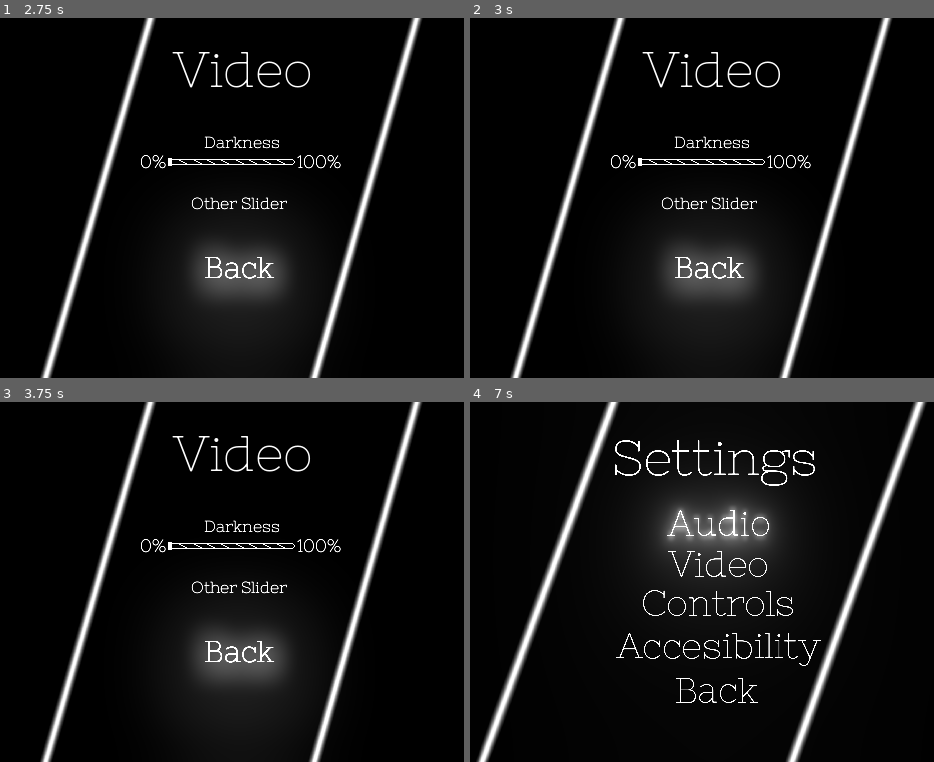
Above: before the commit, frames 1-4 (two rows, left to right).
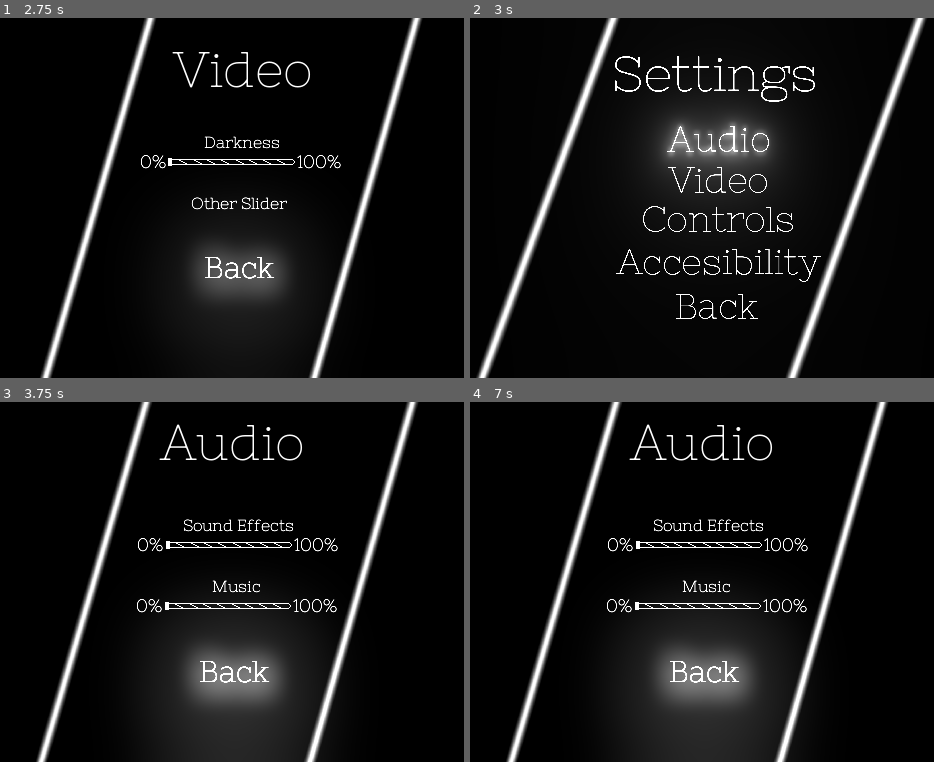
Above: after the commit, the same moments.

Repository: epimetheusgames/EyeSore
Game: Godot game, scene res://MainMenu.tscn
The game is run twice, just before and just after one commit, with the same random seed, the same clock (stepped at 60 frames per second) and the same inputs.
Inputs (mouse positions are in pixels of both pictures, inside the frame that each line leads up to):
- Up to frame 1 (2.75 s): click (236, 212) at 0.5 s; click (245, 262) at 1.25 s; click (245, 180) at 2 s
- Up to frame 2 (3 s): click (706, 266) at 2.77 s
- Up to frame 3 (3.75 s): click (245, 524) at 3.52 s
- Up to frame 4 (7 s): tap Enter (ui_accept) at 4.25, 4.35, 4.52, 4.82, 5.27, 5.3, 5.57, 6.05, 6.5, 6.77, 6.8 s; move the mouse to (831, 564) at 4.27 s; hold Up (Just_Arrowkey_Up) 4.28-5.78 s; click (831, 564) at 4.42 s; move the mouse to (562, 600) at 5.02 s; click (562, 600) at 5.1 s; move the mouse to (753, 502) at 5.77 s; hold Down (Just_Arrowkey_Down) 5.78-6.53 s; right-click (753, 502) at 5.85 s; click (753, 502) at 5.92 s; move the mouse to (660, 654) at 6.52 s; hold Up (Just_Arrowkey_Up) from 6.53 s (still down); tap Alt (self_destruct) at 6.6 s; click (660, 654) at 6.67 s

Frame 1 is identical in both runs. In frame 2, 23% of the frame differs, in the area x 1-99%, y 0-100%; in frame 3, 12%; in frame 4, 28%.

Commit message:
Added clicking functionality for the rest of the world also the keybinds now work after tears and finally giving up and making a texture button like a smart dude

Diff:
--- a/OGPC_Project_Native_Directory/AudioMenu.gd
+++ b/OGPC_Project_Native_Directory/AudioMenu.gd
@@ -23,12 +23,7 @@
 		get_parent().Play_Click_SFX()
 
 	if Input.is_action_just_pressed("ui_accept"):
-		get_parent().Play_Click_SFX()
-		if selected == 0:
-			$SaveFunctionality.save_audio($Music.get_value(), $SFX.get_value())
-			print($SaveFunctionality.data["keybinds"]["music-audio"])
-			$SaveFunctionality.save_game()
-			get_parent().Open_Options_Menu(self)
+		exit_menu()
 
 	set_bus_volume(1, $Music.get_value()/100)
 	set_bus_volume(2, $SFX.get_value()/100)
@@ -38,3 +33,16 @@
 func set_bus_volume(bus_index, value):
 	AudioServer.set_bus_volume_db(bus_index, linear2db(value))
 	AudioServer.set_bus_mute(bus_index, value < 0.01)
+
+
+func exit_menu():
+	get_parent().Play_Click_SFX()
+	if selected == 0:
+		$SaveFunctionality.save_audio($Music.get_value(), $SFX.get_value())
+		print($SaveFunctionality.data["keybinds"]["music-audio"])
+		$SaveFunctionality.save_game()
+		get_parent().Open_Options_Menu(self)
+
+
+func _on_TextureButton_button_up():
+	exit_menu()
--- a/OGPC_Project_Native_Directory/AudioMenu.tscn
+++ b/OGPC_Project_Native_Directory/AudioMenu.tscn
@@ -85,3 +85,11 @@
 
 [node name="SaveFunctionality" type="Node2D" parent="."]
 script = ExtResource( 2 )
+
+[node name="TextureButton" type="TextureButton" parent="."]
+margin_left = 283.0
+margin_top = 244.0
+margin_right = 379.0
+margin_bottom = 296.0
+
+[connection signal="button_up" from="TextureButton" to="." method="_on_TextureButton_button_up"]
--- a/OGPC_Project_Native_Directory/ControlsMenu.gd
+++ b/OGPC_Project_Native_Directory/ControlsMenu.gd
@@ -2,25 +2,31 @@
 
 func _process(delta):
 	if Input.is_action_just_pressed("ui_accept") and not $Left.selected and not $Right.selected and not $Jump.selected and not $Shockwave.selected and not $Bullet.selected:
-		$SaveFunctionality.save_keybinds(
-			{
-				"left-type": $Left.keybind_type,
-				"left": $Left.keybind,
-				"right-type": $Right.keybind_type,
-				"right": $Right.keybind,
-				"jump-type": $Jump.keybind_type,
-				"jump": $Jump.keybind,
-				"shockwave-type": $Shockwave.keybind_type,
-				"shockwave": $Shockwave.keybind,
-				"bullet-type": $Bullet.keybind_type,
-				"bullet": $Bullet.keybind,
-			}
-		)
-		$SaveFunctionality.save_game()
-		get_parent().Open_Options_Menu(self)
+		exit_menu()
 
 func clear_all_except(node):
 	for child in get_children():
 		if child is Area2D:
 			if not child.name == node.name:
 				child.selected = false
+
+func exit_menu():
+	$SaveFunctionality.save_keybinds(
+		{
+			"left-type": $Left.keybind_type,
+			"left": $Left.keybind,
+			"right-type": $Right.keybind_type,
+			"right": $Right.keybind,
+			"jump-type": $Jump.keybind_type,
+			"jump": $Jump.keybind,
+			"shockwave-type": $Shockwave.keybind_type,
+			"shockwave": $Shockwave.keybind,
+			"bullet-type": $Bullet.keybind_type,
+			"bullet": $Bullet.keybind,
+		}
+	)
+	$SaveFunctionality.save_game()
+	get_parent().Open_Options_Menu(self)
+
+func _on_TextureButton_button_up():
+	exit_menu()
--- a/OGPC_Project_Native_Directory/ControlsMenu.tscn
+++ b/OGPC_Project_Native_Directory/ControlsMenu.tscn
@@ -128,3 +128,11 @@
 
 [node name="SaveFunctionality" type="Node2D" parent="."]
 script = ExtResource( 5 )
+
+[node name="TextureButton" type="TextureButton" parent="."]
+margin_left = 307.0
+margin_top = 295.0
+margin_right = 402.0
+margin_bottom = 346.0
+
+[connection signal="button_up" from="TextureButton" to="." method="_on_TextureButton_button_up"]
--- a/OGPC_Project_Native_Directory/Exports/HTML5/OGPC_Game_Project_2022.manifest.json
+++ /dev/null
@@ -1 +0,0 @@
-{"background_color":"#000000","display":"standalone","icons":[{"sizes":"144x144","src":"OGPC_Game_Project_2022.144x144.png","type":"image/png"},{"sizes":"180x180","src":"OGPC_Game_Project_2022.180x180.png","type":"image/png"},{"sizes":"512x512","src":"OGPC_Game_Project_2022.512x512.png","type":"image/png"}],"name":"OGPC_Game_Project_2022","orientation":"any","start_url":"./OGPC_Game_Project_2022.html"}
--- a/OGPC_Project_Native_Directory/KeybindSelector.gd
+++ b/OGPC_Project_Native_Directory/KeybindSelector.gd
@@ -19,8 +19,6 @@
 		unselect_next_frame = true
 
 func _ready():
-	print(keybind, text_keybind)
-	connect("input_event", self, "_on_Area2D_input_event")
 	text_keybind = OS.get_scancode_string(keybind)
 
 func _process(delta):
@@ -37,8 +35,7 @@
 		$OgpcMainMenuKeybindSelector.visible = true
 		$OgpcMainMenuKeybindSelectorSelected.visible = false
 
-func _on_Area2D_input_event(viewport, event, shape_idx):
-	if event.is_action_pressed("mouse_click"): # set this up in project settings
-		if get_tree().root.get_child(0) != self:
-			get_parent().clear_all_except(self)
-		selected = not selected
+func _on_TextureButton_button_up():
+	if get_tree().root.get_child(0) != self:
+		get_parent().clear_all_except(self)
+	selected = not selected
--- a/OGPC_Project_Native_Directory/KeybindSelector.tscn
+++ b/OGPC_Project_Native_Directory/KeybindSelector.tscn
@@ -1,22 +1,16 @@
-[gd_scene load_steps=7 format=2]
+[gd_scene load_steps=6 format=2]
 
 [ext_resource path="res://Fonts/PTMono-Regular.ttf" type="DynamicFontData" id=1]
 [ext_resource path="res://KeybindSelector.gd" type="Script" id=2]
 [ext_resource path="res://MainMenuSprites/OGPC_Main_Menu_Keybind_Selector.png" type="Texture" id=3]
 [ext_resource path="res://MainMenuSprites/OGPC_Main_Menu_Keybind_Selector_Selected.png" type="Texture" id=4]
 
-[sub_resource type="RectangleShape2D" id=2]
-extents = Vector2( 37, 29 )
-
 [sub_resource type="DynamicFont" id=1]
 font_data = ExtResource( 1 )
 
 [node name="KeybindSelector" type="Area2D"]
+z_index = 4096
 script = ExtResource( 2 )
-
-[node name="CollisionShape2D" type="CollisionShape2D" parent="."]
-position = Vector2( 32, 24 )
-shape = SubResource( 2 )
 
 [node name="OgpcMainMenuKeybindSelector" type="Sprite" parent="."]
 position = Vector2( 32.5, 24 )
@@ -39,3 +33,12 @@
 [node name="OgpcMainMenuKeybindSelectorSelected" type="Sprite" parent="."]
 position = Vector2( 33, 24 )
 texture = ExtResource( 4 )
+
+[node name="TextureButton" type="TextureButton" parent="."]
+margin_left = -6.0
+margin_top = -5.0
+margin_right = 70.0
+margin_bottom = 53.0
+
+[connection signal="mouse_entered" from="." to="." method="_on_KeybindSelector_mouse_entered"]
+[connection signal="button_up" from="TextureButton" to="." method="_on_TextureButton_button_up"]
--- a/OGPC_Project_Native_Directory/PauseMenu.gd
+++ b/OGPC_Project_Native_Directory/PauseMenu.gd
@@ -33,12 +33,28 @@
 		$Label3.modulate = Color(2.75, 2.75, 2.75, 1)
 
 	if Input.is_action_just_pressed("ui_accept"):
-		get_parent().Play_Click_SFX()
-		if selected == 1:
-			get_parent().Close_Pause_Menu(self)
-		if selected == 2:
-			get_parent().Open_Options_Menu(self)
-		if selected == 3:
-			get_parent().Close_Pause_Menu_To_Main(self)
+		option_selected()
 
 	prev_selected = selected
+
+
+func option_selected():
+	get_parent().Play_Click_SFX()
+	if selected == 1:
+		get_parent().Close_Pause_Menu(self)
+	if selected == 2:
+		get_parent().Open_Options_Menu(self)
+	if selected == 3:
+		get_parent().Close_Pause_Menu_To_Main(self)
+
+func _on_ResumeButton_button_up():
+	selected = 1
+	option_selected()
+
+func _on_OptionsButton_button_up():
+	selected = 2
+	option_selected()
+
+func _on_ExitButton_button_up():
+	selected = 3
+	option_selected()
--- a/OGPC_Project_Native_Directory/PauseMenu.tscn
+++ b/OGPC_Project_Native_Directory/PauseMenu.tscn
@@ -94,3 +94,25 @@
 position = Vector2( -7, 0 )
 script = ExtResource( 1 )
 load_saved_game = false
+
+[node name="ResumeButton" type="TextureButton" parent="."]
+margin_left = -112.0
+margin_top = -42.0
+margin_right = 121.0
+margin_bottom = 21.0
+
+[node name="OptionsButton" type="TextureButton" parent="."]
+margin_left = -110.0
+margin_top = 21.0
+margin_right = 111.0
+margin_bottom = 86.0
+
+[node name="ExitButton" type="TextureButton" parent="."]
+margin_left = -167.0
+margin_top = 86.0
+margin_right = 165.0
+margin_bottom = 137.0
+
+[connection signal="button_up" from="ResumeButton" to="." method="_on_ResumeButton_button_up"]
+[connection signal="button_up" from="OptionsButton" to="." method="_on_OptionsButton_button_up"]
+[connection signal="button_up" from="ExitButton" to="." method="_on_ExitButton_button_up"]
--- a/OGPC_Project_Native_Directory/VideoMenu.gd
+++ b/OGPC_Project_Native_Directory/VideoMenu.gd
@@ -11,3 +11,8 @@
 		get_parent().Open_Options_Menu(self)
 
 	get_parent().Set_Screen_Brightness($Slider.get_value()/100)
+
+
+func _on_TextureButton_button_up():
+	$Save_Functionality.save_video($Slider.get_value()/100)
+	get_parent().Open_Options_Menu(self)
--- a/OGPC_Project_Native_Directory/VideoMenu.tscn
+++ b/OGPC_Project_Native_Directory/VideoMenu.tscn
@@ -85,3 +85,11 @@
 position = Vector2( -7, 0 )
 script = ExtResource( 5 )
 load_saved_game = false
+
+[node name="TextureButton" type="TextureButton" parent="."]
+margin_left = 295.0
+margin_top = 224.0
+margin_right = 382.0
+margin_bottom = 275.0
+
+[connection signal="button_up" from="TextureButton" to="." method="_on_TextureButton_button_up"]
Not shown, removed: OGPC_Project_Native_Directory/Exports/HTML5/Export/OGPC_Game_Project_2022.apple-touch-icon.png.import
Not shown, removed: OGPC_Project_Native_Directory/Exports/HTML5/Export/OGPC_Game_Project_2022.icon.png.import
Not shown, removed: OGPC_Project_Native_Directory/Exports/HTML5/Export/OGPC_Game_Project_2022.png.import
Not shown, removed: OGPC_Project_Native_Directory/Exports/HTML5/OGPC_Game_Project_2022.144x144.png.import
Not shown, removed: OGPC_Project_Native_Directory/Exports/HTML5/OGPC_Game_Project_2022.180x180.png.import
Not shown, removed: OGPC_Project_Native_Directory/Exports/HTML5/OGPC_Game_Project_2022.512x512.png.import
Not shown, removed: OGPC_Project_Native_Directory/Exports/HTML5/OGPC_Game_Project_2022.apple-touch-icon.png.import
Not shown, removed: OGPC_Project_Native_Directory/Exports/HTML5/OGPC_Game_Project_2022.icon.png.import
Not shown, removed: OGPC_Project_Native_Directory/Exports/HTML5/OGPC_Game_Project_2022.png.import
Not shown, changed: OGPC_Project_Native_Directory/Exports/Downloadable/OGPC_Game_Project_Test.exe
Not shown, removed: OGPC_Project_Native_Directory/Exports/HTML5/Export/OGPC_Game_Project_2022.apple-touch-icon.png
Not shown, removed: OGPC_Project_Native_Directory/Exports/HTML5/Export/OGPC_Game_Project_2022.audio.worklet.js
(and 20 more such lines)
